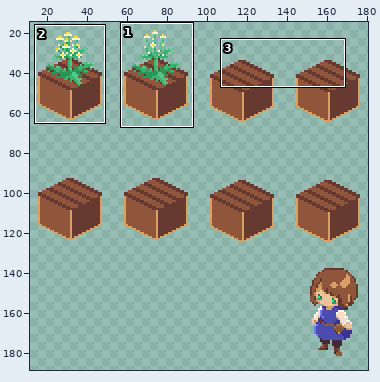
A pixel-art file gets an edit: chamomile_growthsprites.aseprite. Above, an overview of the earlier version with the close-up marked.
Close-up. Before the edit:
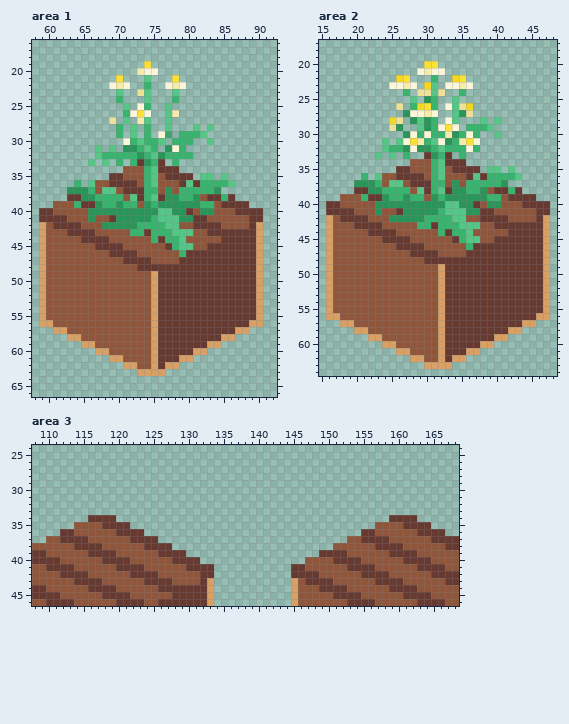
192x192 pixels, 1 frame. Shown: area 1: x 58..92, y 16..66; area 2: x 15..48, y 17..64; area 3: x 108..168, y 24..46. The wide view leaves out empty margins. The commit also changed other parts of the picture, which this record leaves out.
New version:
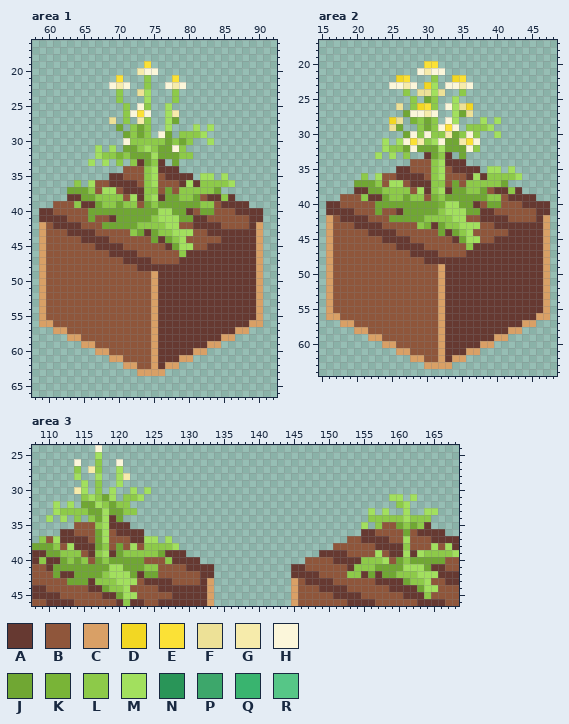
Palette (. is transparent): A #663931  B #8f563b  C #d9a066  D #f2d723  E #fbe136  F #ede197  G #f6ebab  H #fbf6da  J #70a733  K #79b437  L #8dca49  M #a2e05e  N #299558  P #3da76b  Q #39b46f  R #56c687
From old to new:
layer "Layer 4" removed
Changed rows in their new state; - is an unchanged pixel.
Area 1:
first column x 63:
21 -----------L------------
22 -----------L------------
23 -------L---M---L--------
24 -------L---M---L--------
25 --------L--L--M---------
26 --------L-----M---------
27 --------L--L--MJ--------
28 -------J-LJL--M---M-M---
29 -------.JLJL--J-LLLM----
30 ---------LLLLLJLJL--M---
31 ----M-M-JJLMLJJ-L-------
32 ----MLLKLJJJMJJJLL------
33 ---M-M-L-L-JL--J--------
34 -----------LM-----------
35 -----------LM------MM-M-
36 -L-M-------LM----M-LLLLM
37 JJJL-MM----LL-J-LLLLLJ--
38 --JJLLLL-M-LM-JJLLJ---L-
39 -L--JLLJLL-JLJJJJJJLL---
40 ---JJJJJJJJJJMMJJ--JJ---
41 ---J---JJJJJLMMMJJ------
42 -----JJJJJLLLLMM--------
43 ---------LJ-JLLMMM------
44 ------------J-JLM-------
45 ---------------JMM------
46 ----------------L-------
Area 2, layer "Layer 3":
first column x 20:
22 -----------L------------
23 -----------M------------
24 -------L---M---L--------
25 --------L-JL--M---------
26 --------L--L--M---------
27 -------J------MJ--------
28 --------KLJL--M---M-M---
29 ------J--LJL----LLLM----
30 -------J-L-LL-JL-L--M---
31 ----M-M---LM-JJ---------
32 ----MLLJ-JJJMJJJ-L------
33 ---M-M-L---JL--J--------
34 -----------LM-----------
35 -----------LM------MM-M-
36 -L-M-------LM----M-LLLLM
37 JJJL-MM----LL-J-LLLLLJ--
38 --JJLLLL-M-LM-JJLLJ---L-
39 -L--JLLJLL-KLJJJJJJLL---
40 ---JJJJJJJJJKMMJJ--JJ---
41 ---J---JJJJJLMMMJJ------
42 -----JJJJJLLLLMM--------
43 ---------LK-JLLMMM------
44 ------------J-JLM-------
45 ---------------JMM------
46 ----------------L-------
Area 3, layers "Layer 2", "Layer 3":
first column x 108:
24 ---------H---------------------------------------------------
25 ---------M---------------------------------------------------
26 ------H--L--H------------------------------------------------
27 ------L-GL--M------------------------------------------------
28 ------M--M--MG-----------------------------------------------
29 -------M-L--M------------------------------------------------
30 ------GM-L-M--M-M--------------------------------------------
31 -------LMLJM-LLM-----------------------------------MM-M------
32 ---M-M-JJMLJLL--------------------------------------LM-------
33 ---MLLLLJJMJJLL---------------------------------M-M--M--MM---
34 --M-M-L-LJM-J-----------------------------------LLLLLMLLL----
35 ---------LM------------------------------------M-L--JLJL-----
36 ---------JM------------------------------------------J-------
37 -L-M-----JM-----MM-M---------------------------------M-------
38 JJJL-M---JL-J-M-LLLLM--------------------------------L---M-M-
39 --JJLLL--LM-JLLLLLJ------------------------------M---M-MLLLLM
40 -L--JLJL-JLJJJJJ---L---------------------------LLLM-JLJJJJJ--
41 ---JJJJJJJJMMJJJLL----------------------------LLLJJJJMMMJ----
42 ---J--JJJJLMMMJ-JJ---------------------------LL-J-JJLLLMMM---
43 -----JJJ-LLLMMM--------------------------------------JLLM----
44 ----------JLLM-----------------------------------------JMM---
45 ------------JMM-----------------------------------------L----
46 -------------L-----------------------------------------------
